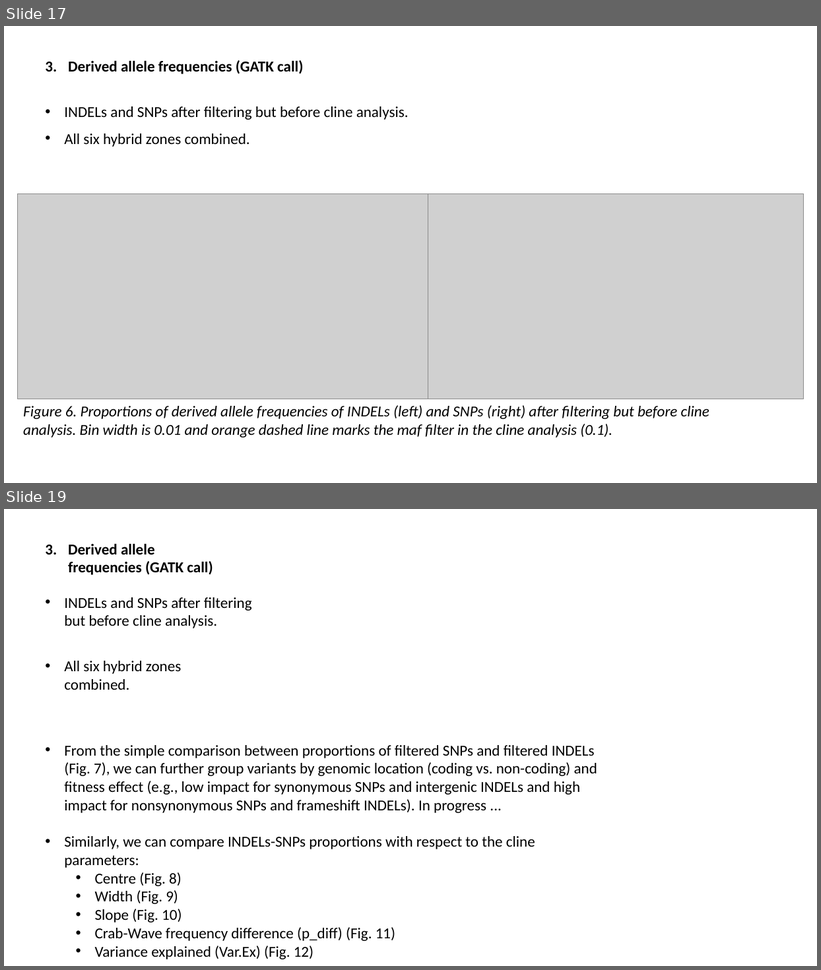
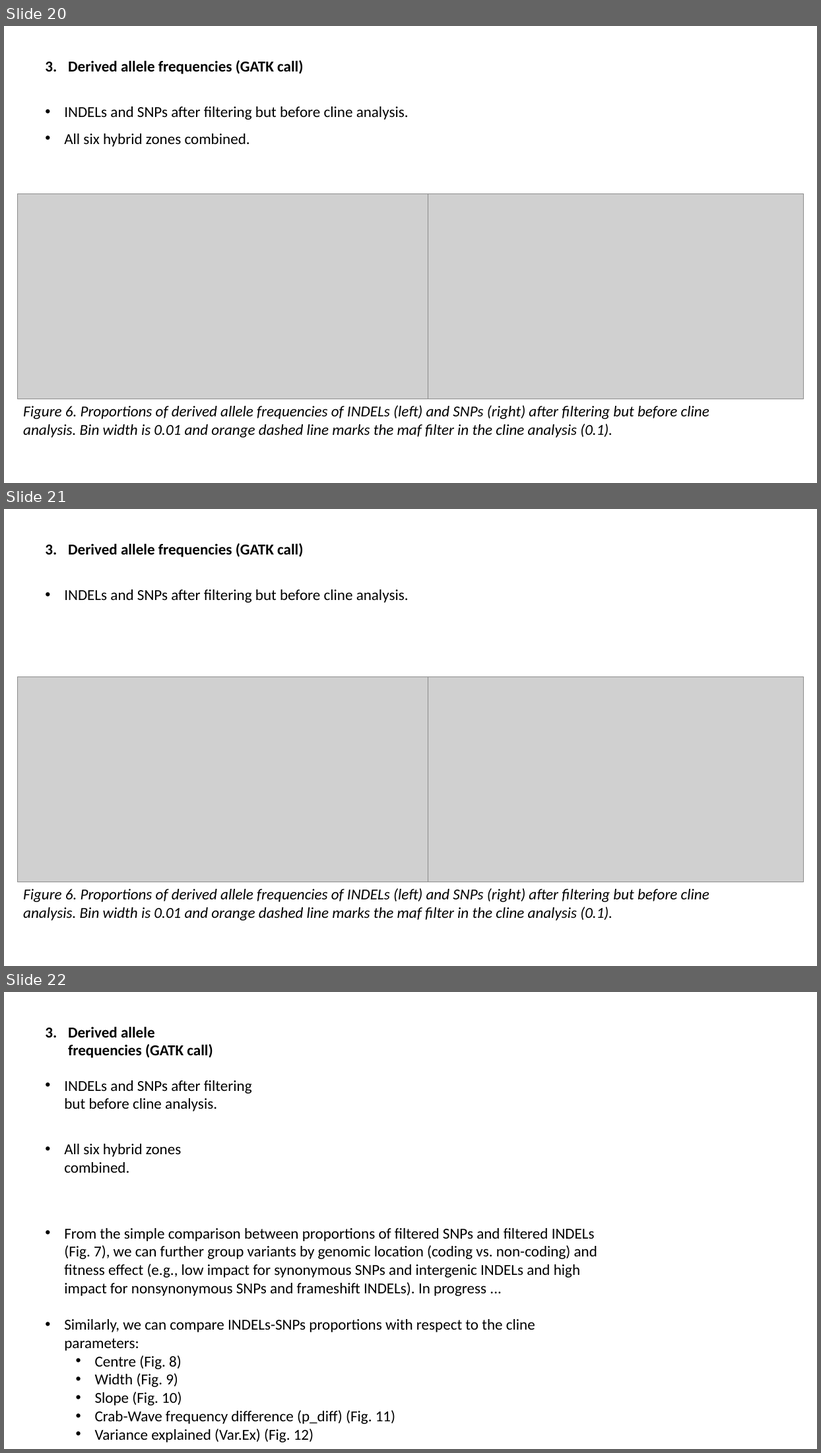
Before and after one commit to sam0per/Littorina_saxatilis_short_variants, a slide deck: short_genetic_variants/docs/short_indels.pptx. Shown one above the other, each under a label of ours: slides 17 and 19 before the commit, slides 20, 21 and 22 after it; the slides between them are not shown. The pictures are 821x970 and 821x1453 pixels, drawn with LibreOffice and Linux fonts; fonts in the diff are those of the drawing; grey boxes stand for pictures. Boxes give left, top, right and bottom in pixels: in the first picture for what was removed or moved away, otherwise in the second. Text is boxed around its words. In the diff, an @@ line names an element or a change of style, - is before the commit and + after.

```diff
--- a/short_genetic_variants/docs/short_indels.pptx
+++ b/short_genetic_variants/docs/short_indels.pptx
@@ slide 21 added at (x1=4, y1=509, x2=817, y2=966), background #FFFFFF @@
@@ text added at (x1=68, y1=543, x2=303, y2=557), 18 pt, text #000000, bold @@
+3. Derived allele frequencies (GATK call)
@@ text added at (x1=64, y1=590, x2=409, y2=603), 18 pt, text #000000 @@
+• INDELs and SNPs after filtering but before cline analysis.
@@ picture added at (x1=17, y1=677, x2=428, y2=883) @@
@@ picture added at (x1=393, y1=677, x2=804, y2=883) @@
@@ text added at (x1=23, y1=889, x2=710, y2=921), 18 pt, text #000000, italic @@
+Figure 6. Proportions of derived allele frequencies of INDELs (left) and SNPs (right) after filtering but before cline analysis. Bin width is 0.01 and orange dashed line marks the maf filter in the cline analysis (0.1).
@@ what was slide 17 is now slide 20 @@
@@ what was slide 19 is now slide 22 @@
```
Also in this commit, not shown: 2 slides changed, 2 other slides added, 4 other files.
